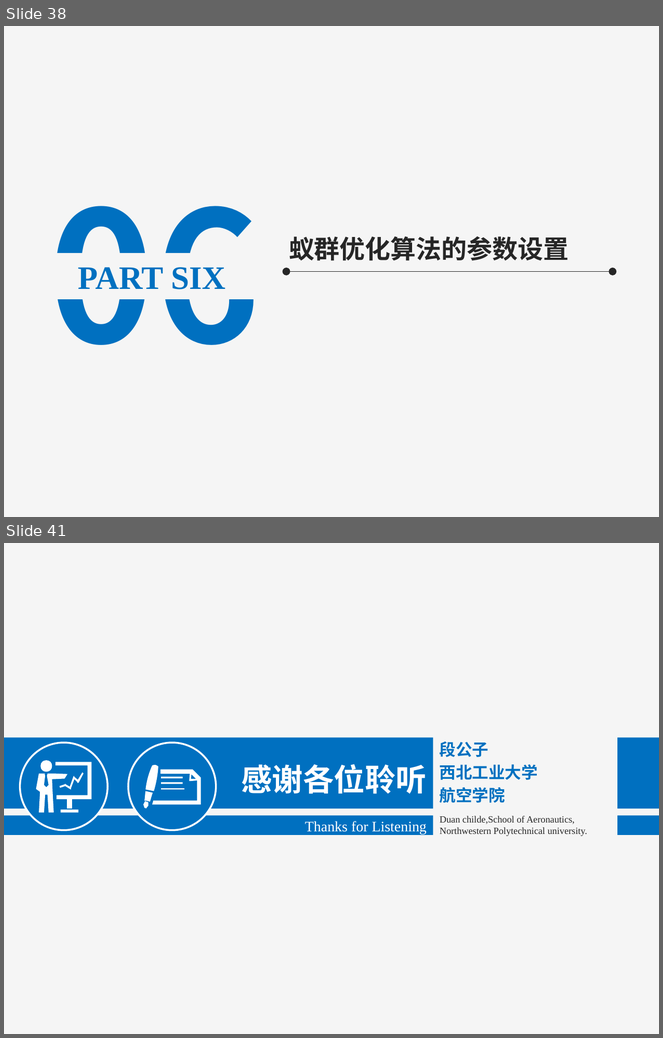
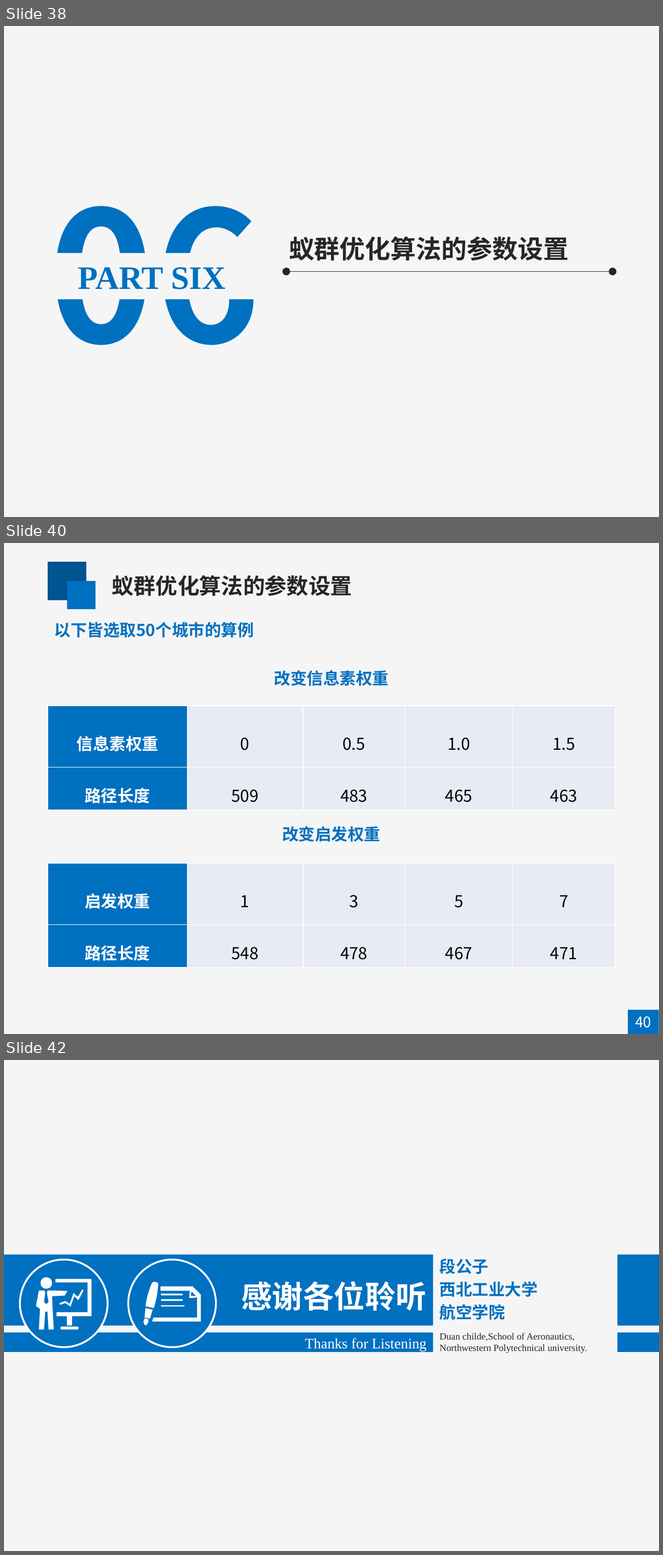
Before and after one commit to mapengfei-nwpu/ant, a slide deck: 蚁群优化算法.pptx. Shown one above the other, each under a label of ours: slides 38 and 41 before the commit, slides 38, 40 and 42 after it; the slides between them are not shown. The pictures are 663x1038 and 663x1555 pixels, drawn with LibreOffice and Linux fonts; fonts in the diff are those of the drawing. Boxes give left, top, right and bottom in pixels: in the first picture for what was removed or moved away, otherwise in the second. Text is boxed around its words. In the diff, an @@ line names an element or a change of style, - is before the commit and + after.

```diff
--- a/蚁群优化算法.pptx
+++ b/蚁群优化算法.pptx
@@ slide 40 added at bbox=[4, 543, 659, 1034], background #F5F5F5 @@
@@ rectangle added at bbox=[48, 562, 87, 601], fill #005490 @@
@@ rectangle added at bbox=[67, 581, 95, 609], fill #0070C0 @@
@@ text added at bbox=[112, 575, 352, 596], 24 pt, text #262626, bold @@
+蚁群优化算法的参数设置
@@ text added at bbox=[54, 622, 254, 638], 18 pt, text #0070C0, bold @@
+以下皆选取50个城市的算例
@@ text added at bbox=[274, 670, 389, 686], 18 pt, text #0070C0, bold @@
+改变信息素权重
@@ table added at bbox=[48, 706, 616, 810], 2 rows, 5 columns @@
+信息素权重 | 0 | 0.5 | 1.0 | 1.5
+路径长度 | 509 | 483 | 465 | 463
@@ text added at bbox=[282, 826, 380, 842], 18 pt, text #0070C0, bold @@
+改变启发权重
@@ table added at bbox=[48, 863, 616, 967], 2 rows, 5 columns @@
+启发权重 | 1 | 3 | 5 | 7
+路径长度 | 548 | 478 | 467 | 471
@@ rectangle added at bbox=[629, 1010, 659, 1034], fill #0070C0 @@
@@ text added at bbox=[635, 1017, 651, 1028], 16 pt, text #FFFFFF @@
+40
@@ what was slide 41 is now slide 42 @@
```
Also in this commit, not shown: 7 slides changed, 2 other slides added, 2 slides removed, 2 other files.
